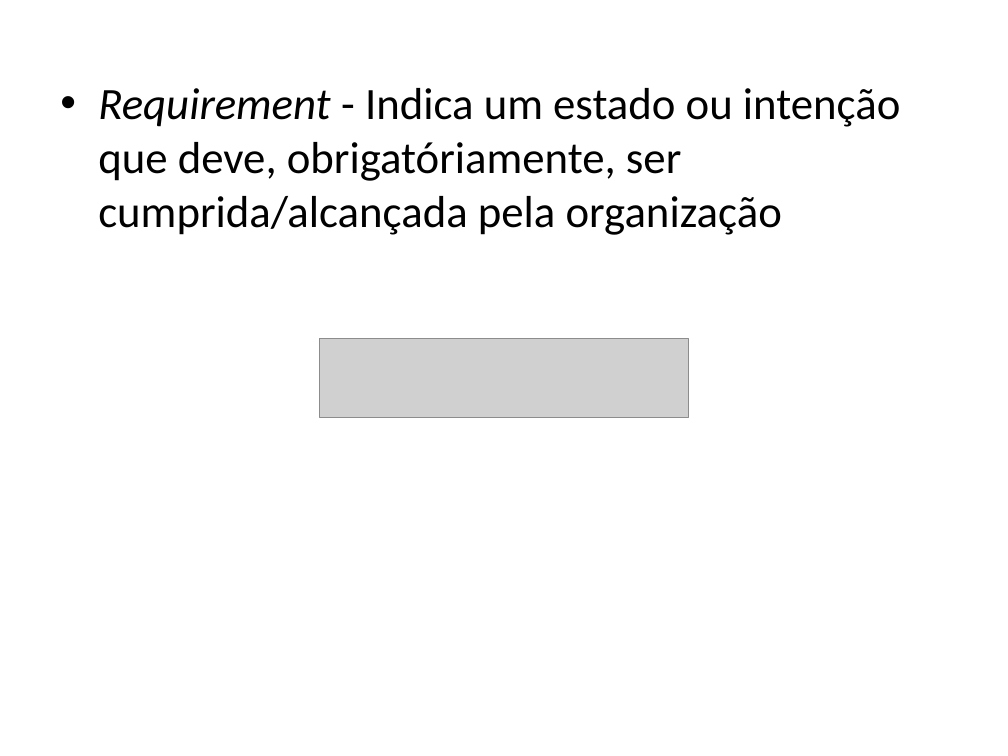
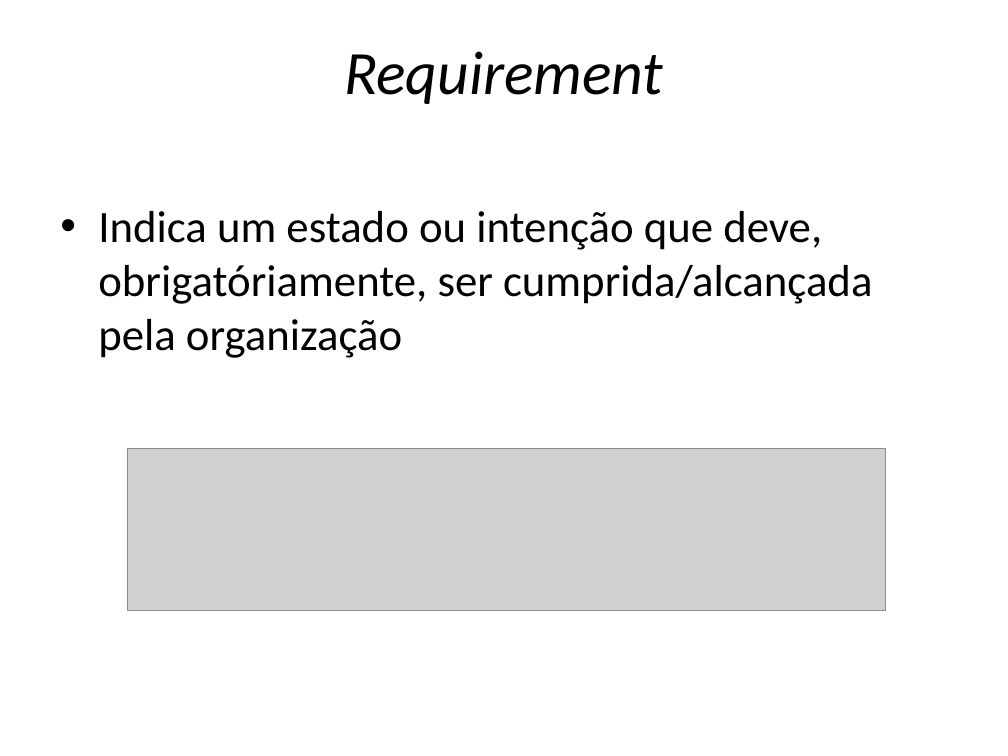
Before and after one commit to Vanzz/Educacao, a slide deck: slide 12 of Archimate/Archimate Curso/Curso Archimate - Aula 3.pptx. Drawn at 1008x756 pixels with LibreOffice and Linux fonts; fonts in the diff are those of the drawing; grey boxes stand for pictures. Boxes give left, top, right and bottom in pixels: in the first picture for what was removed or moved away, otherwise in the second. Text is boxed around its words. In the diff, an @@ line names an element or a change of style, - is before the commit and + after.

```diff
--- a/Archimate/Archimate Curso/Curso Archimate - Aula 3.pptx
+++ b/Archimate/Archimate Curso/Curso Archimate - Aula 3.pptx
@@ title added at box(344, 51, 663, 104), 44 pt, text #000000, italic @@
+Requirement
@@ text at box(98, 211, 872, 358): text changed @@
-• Requirement - Indica um estado ou intenção que deve, obrigatóriamente, ser cumprida/alcançada pela organização
+• Indica um estado ou intenção que deve, obrigatóriamente, ser cumprida/alcançada pela organização
@@ picture: place and size @@
-picture at box(320, 339, 687, 417)
+picture at box(127, 449, 885, 611)
```
Also in this commit, not shown: 6 other slides changed, 1 slide added, 1 slide removed, 14 other files.
